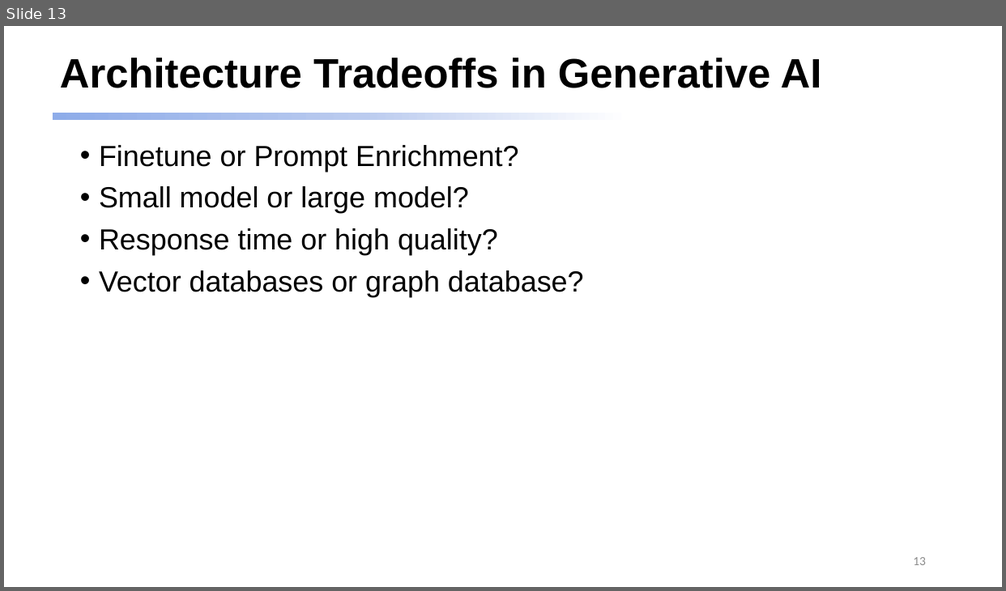
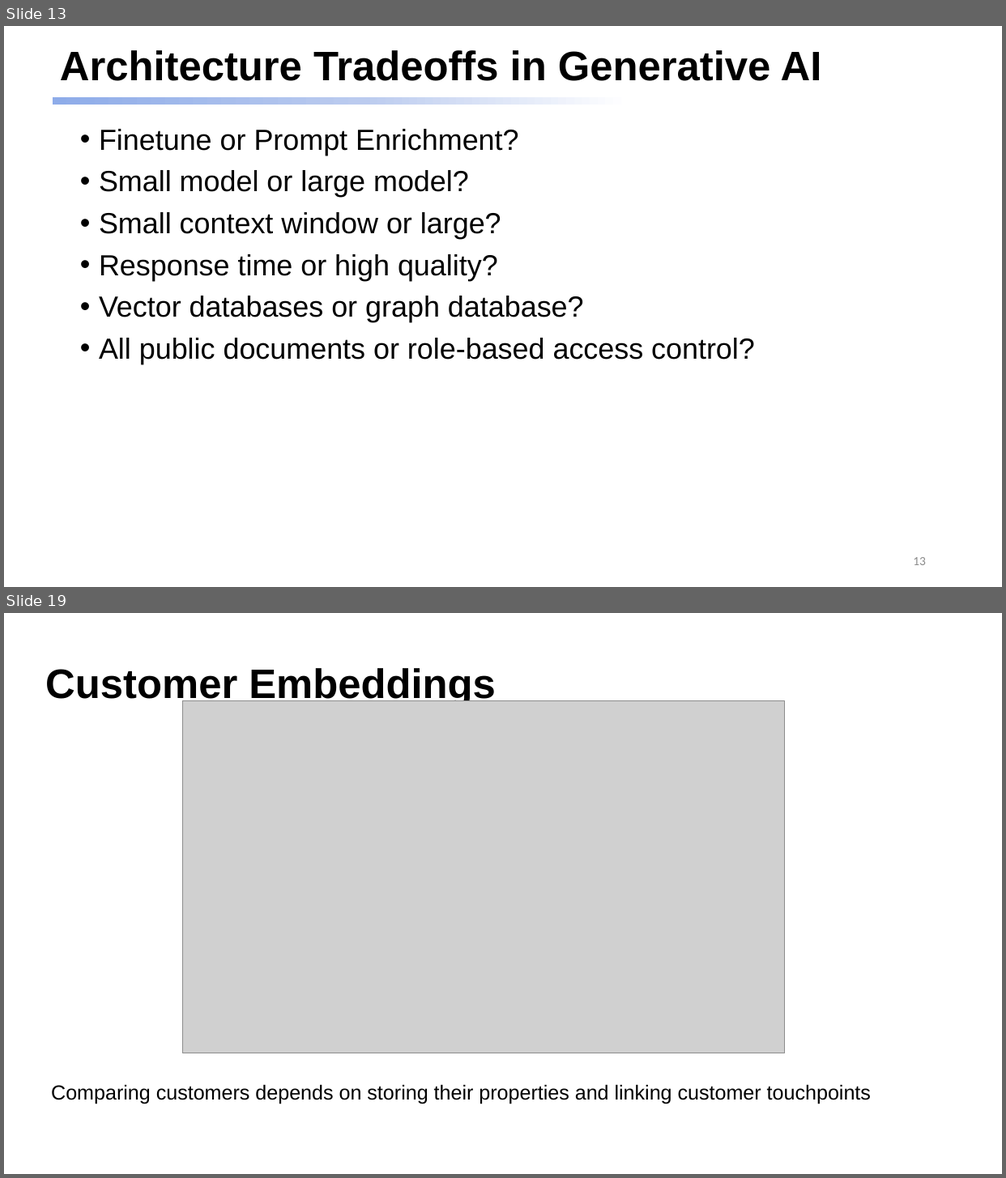
Before and after one commit to dmccreary/genai-arch-patterns, a slide deck: slides/One-Hour-Talk.pptx. Shown one above the other, each under a label of ours: slide 13 before the commit, slides 13 and 19 after it; the slides between them are not shown. The pictures are 1006x591 and 1006x1178 pixels, drawn with LibreOffice and Linux fonts; fonts in the diff are those of the drawing; grey boxes stand for pictures. Boxes give left, top, right and bottom in pixels: in the first picture for what was removed or moved away, otherwise in the second. Text is boxed around its words. In the diff, an @@ line names an element or a change of style, - is before the commit and + after.

```diff
--- a/slides/One-Hour-Talk.pptx
+++ b/slides/One-Hour-Talk.pptx
@@ slide 19 added at box(4, 613, 1002, 1174), background #FFFFFF @@
@@ title added at box(45, 668, 496, 707), 39.6 pt, text #000000, bold @@
+Customer Embeddings
@@ picture added at box(182, 701, 785, 1054) @@
@@ text added at box(51, 1084, 871, 1105), 19.6 pt, text #000000 @@
+Comparing customers depends on storing their properties and linking customer touchpoints
@@ slide 13 changed as well @@
@@ title "Architecture Tradeoffs in Generative AI": place and size @@
-title "Architecture Tradeoffs in Generative AI" at box(60, 58, 822, 88)
+title "Architecture Tradeoffs in Generative AI" at box(60, 50, 822, 81)
@@ rectangle: place and size @@
-rectangle at box(52, 113, 913, 120)
+rectangle at box(52, 97, 913, 105)
@@ text "Finetune or Prompt Enrichment?": place and size @@
-text "Finetune or Prompt Enrichment?" at box(99, 145, 584, 297)
+text "Finetune or Prompt Enrichment?" at box(99, 129, 755, 365)
@@ text at box(99, 212, 501, 239): paragraph added @@
+• Small context window or large?
@@ text at box(99, 338, 755, 365): paragraph added @@
+• All public documents or role-based access control?
```
Also in this commit, not shown: 12 other slides changed, 15 other slides added.
